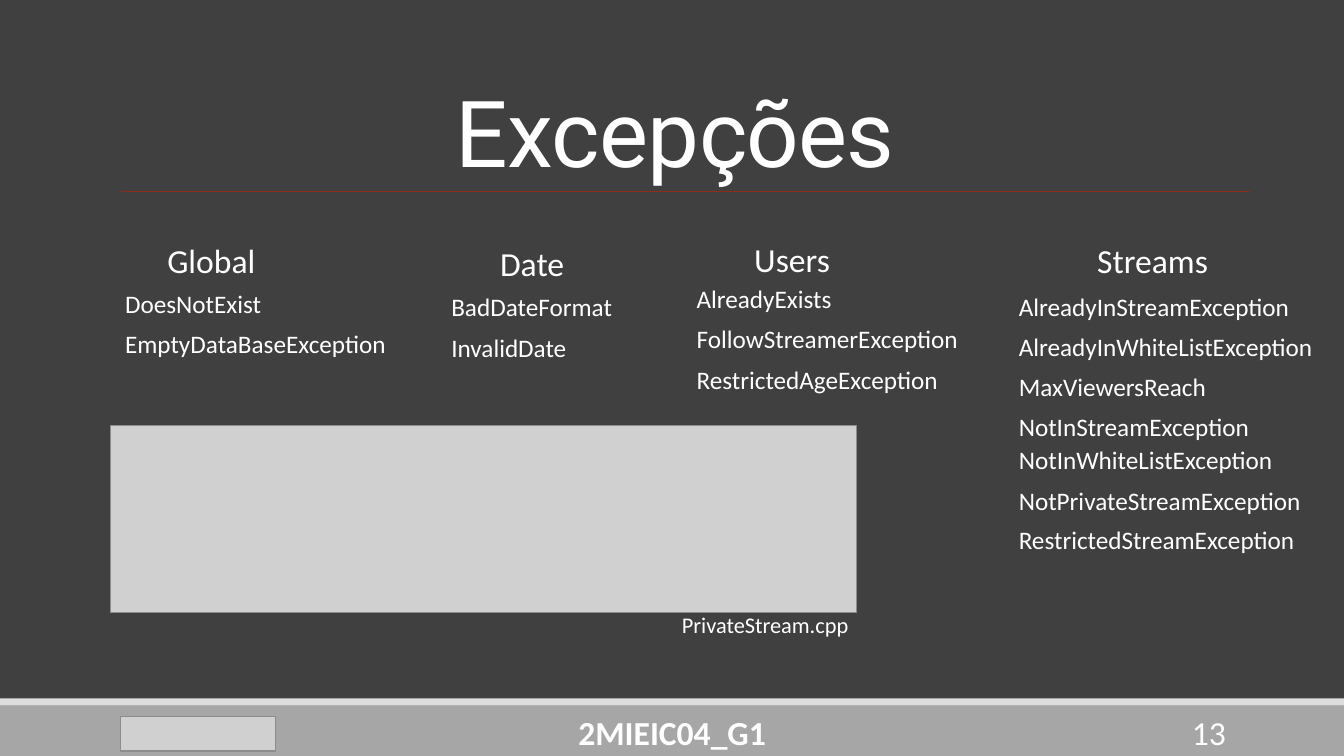
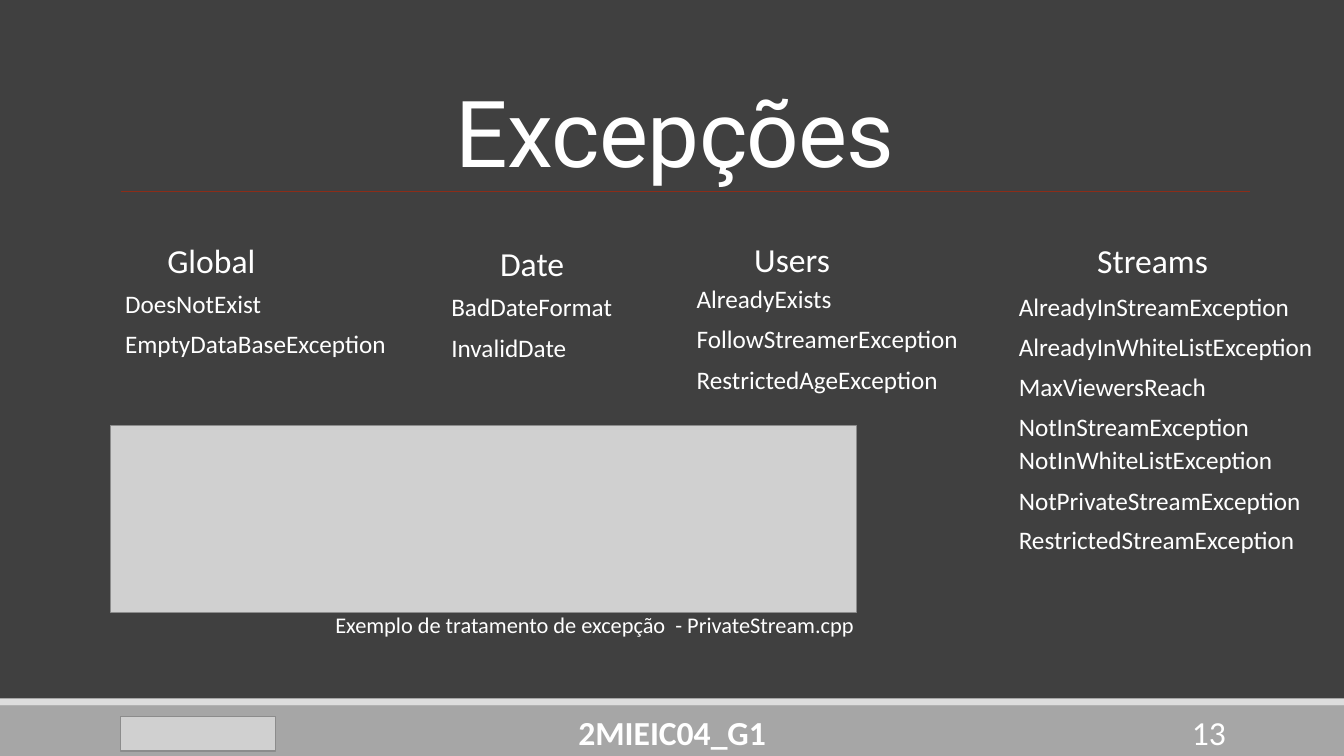
Before and after one commit to DoStini/FEUP-AEDA-proj, a slide deck: slide 13 of StreamZ_Apresentation4.pptx. Drawn at 1344x756 pixels with LibreOffice and Linux fonts; fonts in the diff are those of the drawing; grey boxes stand for pictures. Boxes give left, top, right and bottom in pixels: in the first picture for what was removed or moved away, otherwise in the second. Text is boxed around its words. In the diff, an @@ line names an element or a change of style, - is before the commit and + after.

```diff
--- a/StreamZ_Apresentation4.pptx
+++ b/StreamZ_Apresentation4.pptx
@@ text at (335,617,853,637): text changed @@
-PrivateStream.cpp
+Exemplo de tratamento de excepção - PrivateStream.cpp
```
Also in this commit, not shown: 9 other slides changed, 1 slide added, 2 slides removed.
